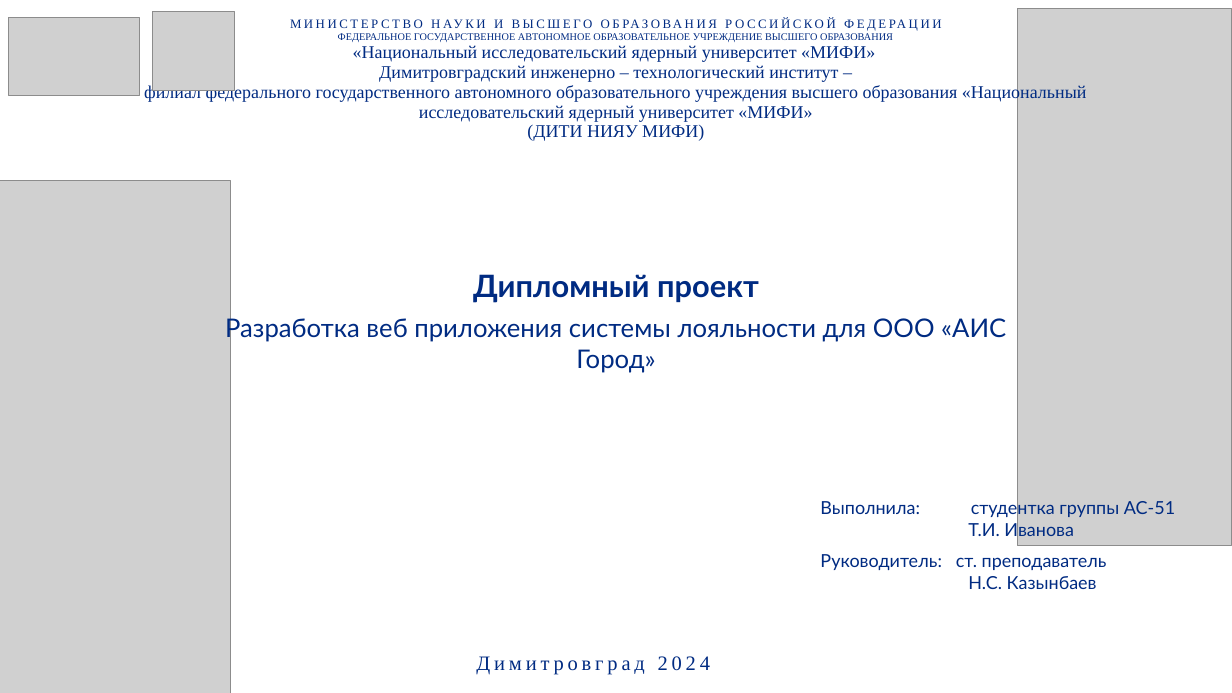
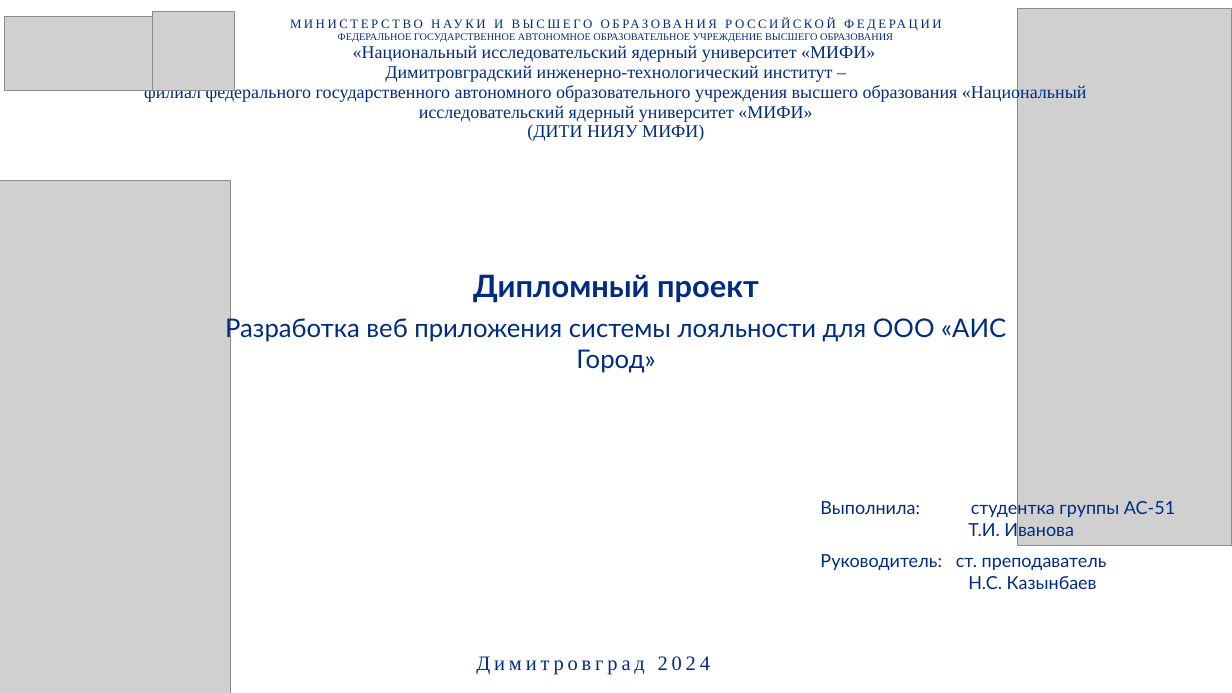
Before and after one commit to SalminaTatyana/DiplomNote, a slide deck: slide 1 of Иванова.pptx. Drawn at 1232x693 pixels with LibreOffice and Linux fonts; fonts in the diff are those of the drawing; grey boxes stand for pictures. Boxes give left, top, right and bottom in pixels: in the first picture for what was removed or moved away, otherwise in the second. Text is boxed around its words. In the diff, an @@ line names an element or a change of style, - is before the commit and + after.

```diff
--- a/Иванова.pptx
+++ b/Иванова.pptx
@@ picture: place and size @@
-picture at <box>9,18,140,95</box>
+picture at <box>5,16,152,90</box>
@@ table at <box>85,17,1148,174</box> @@
-row 1, column 1: МИНИСТЕРСТВО НАУКИ И ВЫСШЕГО ОБРАЗОВАНИЯ РОССИЙСКОЙ ФЕДЕРАЦИИ / ФЕДЕРАЛЬНОЕ ГОСУДАРСТВЕННОЕ АВТОНОМНОЕ ОБРАЗОВАТЕЛЬНОЕ УЧРЕЖДЕНИЕ ВЫСШЕГО ОБРАЗОВАНИЯ / «Национальный исследовательский ядерный университет «МИФИ» / Димитровградский инженерно – технологический институт – / филиал федерального государственного автономного образовательного учреждения высшего образования «Национальный исследовательский ядерный университет «МИФИ» / (ДИТИ НИЯУ МИФИ)
+row 1, column 1: МИНИСТЕРСТВО НАУКИ И ВЫСШЕГО ОБРАЗОВАНИЯ РОССИЙСКОЙ ФЕДЕРАЦИИ / ФЕДЕРАЛЬНОЕ ГОСУДАРСТВЕННОЕ АВТОНОМНОЕ ОБРАЗОВАТЕЛЬНОЕ УЧРЕЖДЕНИЕ ВЫСШЕГО ОБРАЗОВАНИЯ / «Национальный исследовательский ядерный университет «МИФИ» / Димитровградский инженерно-технологический институт – / филиал федерального государственного автономного образовательного учреждения высшего образования «Национальный исследовательский ядерный университет «МИФИ» / (ДИТИ НИЯУ МИФИ)
```
Also in this commit, not shown: 13 other slides changed, 3 slides added, 1 slide removed.
